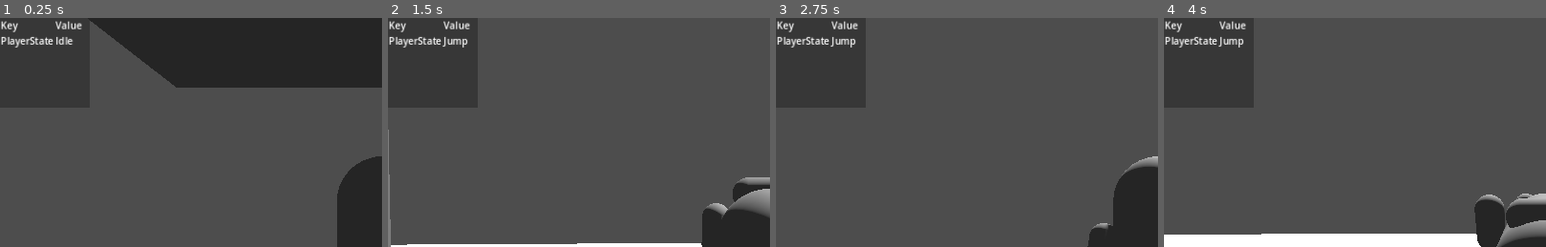
Above: before the commit, frames 1-4 (left to right).
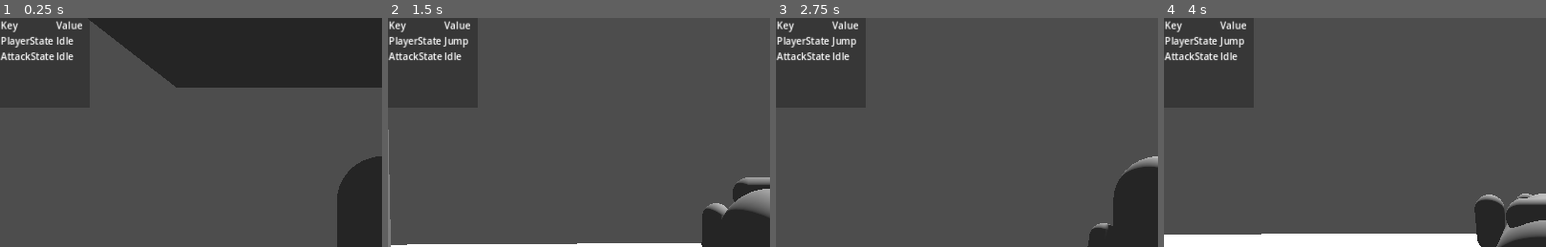
Above: after the commit, the same moments.

Repository: ee0pdt/godot-tps-test
Game: Godot game, scene res://main.tscn
Two runs of this game, one before a commit and one after it. Both use one fixed random seed, a clock stepped at 60 frames per second and the inputs below.
Inputs (mouse positions are % of the whole screen's width and height, from its top left):
- Up to frame 1 (0.25 s): no input
- Up to frame 2 (1.5 s): move the mouse to (55, 50) at 0.52 s; hold Up (forward) from 0.53 s (still down); click (55, 50) at 0.6 s; tap Space (jump) at 0.77, 0.8, 1.07, 1.35 s; move the mouse to (45, 50) at 1.27 s
- Up to frame 3 (2.75 s): keep holding Up (forward); tap Space (jump) at 1.52, 1.82, 2.3 s; click (45, 50) at 1.55 s; move the mouse to (52, 48) at 2.02 s; click (52, 48) at 2.1 s
- Up to frame 4 (4 s): keep holding Up (forward); move the mouse to (49, 52) at 2.77 s; click (49, 52) at 2.85 s; tap Space (jump) at 3.02, 3.32, 3.6, 3.77 s; move the mouse to (57, 51) at 3.52 s
The pictures show only the part of the screen within x 0-50%, y 0-50%; the shares and areas given below are measured in that part.

The runs differ from the first frame. In frame 1, 0.6% of the frame differs, in the area x 0-22%, y 1-19%; in frame 2, 0.7%; in frame 3, 0.7%; in frame 4, 0.7%.

Commit message:
Building up attack state machine

Diff:
--- a/components/health.gd
+++ b/components/health.gd
@@ -2,8 +2,8 @@
 
 class_name Health
 
-@export var MAX_HEALTH := 50
-@export var current_health := 50
+@export var MAX_HEALTH := 50.0
+@export var current_health := 50.0
 @export var health_bar : HealthBar
 
 var parent : Node
--- /dev/null
+++ b/components/weapon.gd
@@ -0,0 +1,15 @@
+extends Node3D
+
+class_name Weapon
+
+@export var attack_damage := 0.0
+@export var knockback_force := 0.0
+@export var stun_time := 0.0
+
+
+func strike() -> void:
+	pass
+
+
+func guard() -> void:
+	pass
--- /dev/null
+++ b/player/attack_states/guard.gd
@@ -0,0 +1,28 @@
+extends State
+
+
+# Receives events from the `_unhandled_input()` callback.
+func handle_input(_event: InputEvent) -> void:
+	pass
+
+
+# Corresponds to the `_process()` callback.
+func update(_delta: float) -> void:
+	pass
+
+
+# Corresponds to the `_physics_process()` callback.
+func physics_update(_delta: float) -> void:
+	pass
+
+
+# Called by the state machine upon changing the active state. The `msg` parameter
+# is a dictionary with arbitrary data the state can use to initialize itself.
+func enter(_msg := {}) -> void:
+	pass
+
+
+# Called by the state machine before changing the active state. Use this function
+# to clean up the state.
+func exit() -> void:
+	pass
--- /dev/null
+++ b/player/attack_states/player_attack_idle.gd
@@ -0,0 +1,32 @@
+extends State
+
+var player : Player
+
+
+# Receives events from the `_unhandled_input()` callback.
+func handle_input(event: InputEvent) -> void:
+	pass
+
+
+# Corresponds to the `_process()` callback.
+func update(_delta: float) -> void:
+	if Input.is_action_just_pressed("attack"):
+		state_machine.transition_to("Strike")
+
+
+# Corresponds to the `_physics_process()` callback.
+func physics_update(_delta: float) -> void:
+	pass
+
+
+# Called by the state machine upon changing the active state. The `msg` parameter
+# is a dictionary with arbitrary data the state can use to initialize itself.
+func enter(_msg := {}) -> void:
+	Debug.print_value("AttackState", "Idle")
+	player = state_machine.get_parent()
+
+
+# Called by the state machine before changing the active state. Use this function
+# to clean up the state.
+func exit() -> void:
+	pass
--- /dev/null
+++ b/player/attack_states/strike.gd
@@ -0,0 +1,34 @@
+extends State
+
+var player : Player
+var weapon : Weapon
+
+# Receives events from the `_unhandled_input()` callback.
+func handle_input(_event: InputEvent) -> void:
+	pass
+
+
+# Corresponds to the `_process()` callback.
+func update(_delta: float) -> void:
+	pass
+
+
+# Corresponds to the `_physics_process()` callback.
+func physics_update(_delta: float) -> void:
+	pass
+
+
+# Called by the state machine upon changing the active state. The `msg` parameter
+# is a dictionary with arbitrary data the state can use to initialize itself.
+func enter(_msg := {}) -> void:
+	Debug.print_value("AttackState", "Strike")
+	player = state_machine.get_parent()
+	weapon = player.current_weapon
+	weapon.strike()
+	state_machine.transition_to("Idle")
+
+
+# Called by the state machine before changing the active state. Use this function
+# to clean up the state.
+func exit() -> void:
+	pass
--- a/player/weapon.gd
+++ b/player/attacks/melee.gd
@@ -1,8 +1,4 @@
-extends Node3D
-
-@export var attack_damage := 10.0
-@export var knockback_force := 1.0
-@export var stun_time := 1.0
+extends Weapon
 
 
 func _on_hitbox_area_entered(area: Area3D) -> void:
@@ -13,3 +9,8 @@
 		attack.stun_time = stun_time
 
 		area.damage(attack)
+
+
+func strike() -> void:
+	print("strike")
+	pass
--- /dev/null
+++ b/player/attacks/melee.tscn
@@ -0,0 +1,21 @@
+[gd_scene load_steps=3 format=3 uid="uid://6tde5tiktgm4"]
+
+[ext_resource type="Script" path="res://player/attacks/melee.gd" id="1_4bib0"]
+
+[sub_resource type="BoxShape3D" id="BoxShape3D_mucxp"]
+size = Vector3(0.243652, 0.083374, 0.73877)
+
+[node name="Melee" type="Node3D"]
+transform = Transform3D(1, 0, 0, 0, 1, 0, 0, 0, 1, -0.0223615, 0, -0.85623)
+script = ExtResource("1_4bib0")
+attack_damage = 10.0
+knockback_force = 10.0
+stun_time = 1.0
+
+[node name="Hitbox" type="Area3D" parent="."]
+
+[node name="CollisionShape3D" type="CollisionShape3D" parent="Hitbox"]
+transform = Transform3D(1, 0, 0, 0, 1, 0, 0, 0, 1, -0.052722, -0.181824, 0.130615)
+shape = SubResource("BoxShape3D_mucxp")
+
+[connection signal="area_entered" from="Hitbox" to="." method="_on_hitbox_area_entered"]
--- a/player/player.gd
+++ b/player/player.gd
@@ -1,6 +1,8 @@
 extends CharacterBody3D
 
 class_name Player
+
+@export var current_weapon : Weapon
 
 const SPEED = 5.0
 const AIR_SPEED = 2.0
@@ -8,9 +10,9 @@
 const DOUBLE_JUMP_VELOCITY = 2.5
 const MOUSE_SENSITIVITY = 0.3  # Adjust this value to change mouse sensitivity
 
-@onready var pivot: Node3D = $CamOrigin
-@onready var camera: Camera3D = $CamOrigin/SpringArm3D/Camera3D
-@onready var animation_tree: AnimationTree = $AnimationTree
+@onready var pivot : Node3D = $CamOrigin
+@onready var camera : Camera3D = $CamOrigin/SpringArm3D/Camera3D
+@onready var animation_tree : AnimationTree = $AnimationTree
 
 
 # Get the gravity from the project settings to be synced with RigidBody nodes.
--- a/player/player.tscn
+++ b/player/player.tscn
@@ -1,15 +1,18 @@
-[gd_scene load_steps=45 format=3 uid="uid://cpdhk1p0ryx5a"]
+[gd_scene load_steps=47 format=3 uid="uid://cpdhk1p0ryx5a"]
 
 [ext_resource type="Script" path="res://player/player.gd" id="1_800hh"]
 [ext_resource type="Script" path="res://components/health.gd" id="2_rcgjn"]
 [ext_resource type="Script" path="res://fsm/state_machine.gd" id="2_y5u12"]
-[ext_resource type="Script" path="res://player/states/player_idle.gd" id="3_ga8cy"]
-[ext_resource type="Script" path="res://player/states/player_walk.gd" id="4_te2lg"]
-[ext_resource type="Script" path="res://player/states/player_jump.gd" id="5_bnrwn"]
-[ext_resource type="Script" path="res://player/states/player_fall.gd" id="6_3fgvs"]
+[ext_resource type="Script" path="res://player/movement_states/player_idle.gd" id="3_ga8cy"]
+[ext_resource type="Script" path="res://player/movement_states/player_walk.gd" id="4_te2lg"]
+[ext_resource type="Script" path="res://player/movement_states/player_jump.gd" id="5_bnrwn"]
+[ext_resource type="Script" path="res://player/movement_states/player_fall.gd" id="6_3fgvs"]
 [ext_resource type="AudioStream" uid="uid://dql0h6l1tiwnj" path="res://player/audio/jump.ogg" id="7_6rie8"]
 [ext_resource type="AudioStream" uid="uid://d2hg7ipnnl5fm" path="res://player/audio/double_jump.ogg" id="8_3ko4t"]
-[ext_resource type="Script" path="res://player/weapon.gd" id="10_ypgan"]
+[ext_resource type="PackedScene" uid="uid://6tde5tiktgm4" path="res://player/attacks/melee.tscn" id="10_5nvi3"]
+[ext_resource type="Script" path="res://player/attack_states/player_attack_idle.gd" id="11_hrxse"]
+[ext_resource type="Script" path="res://player/attack_states/strike.gd" id="12_71l5b"]
+[ext_resource type="Script" path="res://player/attack_states/guard.gd" id="13_50kn5"]
 
 [sub_resource type="CapsuleShape3D" id="CapsuleShape3D_1gp7c"]
 radius = 0.326767
@@ -30,6 +33,22 @@
 [sub_resource type="CapsuleMesh" id="CapsuleMesh_kptsj"]
 radius = 0.1
 height = 0.4
+
+[sub_resource type="Animation" id="Animation_3xa8e"]
+resource_name = "DoubleJump"
+length = 0.5
+tracks/0/type = "value"
+tracks/0/imported = false
+tracks/0/enabled = true
+tracks/0/path = NodePath("Mesh:rotation")
+tracks/0/interp = 1
+tracks/0/loop_wrap = true
+tracks/0/keys = {
+"times": PackedFloat32Array(0, 0.4995),
+"transitions": PackedFloat32Array(1, 1),
+"update": 0,
+"values": [Vector3(3.48787e-16, 3.48787e-16, 3.48787e-16), Vector3(-6.28319, 3.48787e-16, 3.48787e-16)]
+}
 
 [sub_resource type="Animation" id="Animation_n7gpr"]
 resource_name = "Fall"
@@ -350,22 +369,6 @@
 "transitions": PackedFloat32Array(1, 1, 1),
 "update": 0,
 "values": [Vector3(0, 0, 0), Vector3(-1.13384, 0, 0), Vector3(0, 0, 0)]
-}
-
-[sub_resource type="Animation" id="Animation_3xa8e"]
-resource_name = "DoubleJump"
-length = 0.5
-tracks/0/type = "value"
-tracks/0/imported = false
-tracks/0/enabled = true
-tracks/0/path = NodePath("Mesh:rotation")
-tracks/0/interp = 1
-tracks/0/loop_wrap = true
-tracks/0/keys = {
-"times": PackedFloat32Array(0, 0.4995),
-"transitions": PackedFloat32Array(1, 1),
-"update": 0,
-"values": [Vector3(3.48787e-16, 3.48787e-16, 3.48787e-16), Vector3(-6.28319, 3.48787e-16, 3.48787e-16)]
 }
 
 [sub_resource type="AnimationLibrary" id="AnimationLibrary_cs7kc"]
@@ -474,32 +477,28 @@
 transitions = ["Start", "Idle", SubResource("AnimationNodeStateMachineTransition_5ivau"), "Idle", "Walk", SubResource(" …(1018 unchanged characters)…
 graph_offset = Vector2(13.62, -144.803)
 
-[sub_resource type="BoxShape3D" id="BoxShape3D_mucxp"]
-size = Vector3(0.243652, 0.083374, 0.73877)
-
-[node name="Player" type="CharacterBody3D"]
+[node name="Player" type="CharacterBody3D" node_paths=PackedStringArray("current_weapon")]
 transform = Transform3D(1, 0, 0, 0, 1, 0, 0, 0, 1, 0, 0.812197, 0)
 script = ExtResource("1_800hh")
+current_weapon = NodePath("Melee")
 
 [node name="Health" type="Node" parent="."]
 script = ExtResource("2_rcgjn")
-MAX_HEALTH = 100
-current_health = 100
-
-[node name="PlayerStates" type="Node" parent="."]
+
+[node name="MovementStates" type="Node" parent="."]
 script = ExtResource("2_y5u12")
 initial_state = NodePath("Idle")
 
-[node name="Idle" type="Node" parent="PlayerStates"]
+[node name="Idle" type="Node" parent="MovementStates"]
 script = ExtResource("3_ga8cy")
 
-[node name="Walk" type="Node" parent="PlayerStates"]
+[node name="Walk" type="Node" parent="MovementStates"]
 script = ExtResource("4_te2lg")
 
-[node name="Jump" type="Node" parent="PlayerStates"]
+[node name="Jump" type="Node" parent="MovementStates"]
 script = ExtResource("5_bnrwn")
 
-[node name="Fall" type="Node" parent="PlayerStates"]
+[node name="Fall" type="Node" parent="MovementStates"]
 script = ExtResource("6_3fgvs")
 
 [node name="CollisionShape3D" type="CollisionShape3D" parent="."]
@@ -515,7 +514,7 @@
 [node name="Camera3D" type="Camera3D" parent="CamOrigin/SpringArm3D"]
 
 [node name="Mesh" type="Node3D" parent="."]
-transform = Transform3D(1, -3.48787e-16, 3.48787e-16, 3.48787e-16, 1, 1.74846e-07, -3.48787e-16, -1.74846e-07, 1, 0, 0, 0)
+transform = Transform3D(1, -3.48789e-16, 3.48787e-16, 3.48787e-16, 1, 4.46638e-06, -3.48789e-16, -4.46638e-06, 1, 0, 0, 0)
 
 [node name="Body" type="MeshInstance3D" parent="Mesh"]
 mesh = SubResource("CapsuleMesh_0y156")
@@ -526,12 +525,12 @@
 mesh = SubResource("CapsuleMesh_shgaf")
 
 [node name="Foot_r" type="MeshInstance3D" parent="Mesh"]
-transform = Transform3D(1, -1.06581e-14, 4.6588e-22, 0, -4.37114e-08, -1, 1.06581e-14, 1, -4.37114e-08, 0.121783, -0.706605, -0.0261087)
+transform = Transform3D(1, -1.06581e-14, 3.85822e-20, 0, -3.61999e-06, -1, 1.06581e-14, 1, -3.61999e-06, 0.121783, -0.706605, -0.0261087)
 mesh = SubResource("CapsuleMesh_bwp2g")
 skeleton = NodePath("../Body")
 
 [node name="Foot_l" type="MeshInstance3D" parent="Mesh"]
-transform = Transform3D(1, -1.06581e-14, 4.6588e-22, 0, -4.37114e-08, -1, 1.06581e-14, 1, -4.37114e-08, -0.176197, -0.706605, -0.0261087)
+transform = Transform3D(1, -1.06581e-14, 3.85822e-20, 0, -3.61999e-06, -1, 1.06581e-14, 1, -3.61999e-06, -0.176197, -0.706605, -0.0261087)
 mesh = SubResource("CapsuleMesh_bwp2g")
 skeleton = NodePath("../Body")
 
@@ -600,14 +599,17 @@
 stream = ExtResource("8_3ko4t")
 bus = &"SFX"
 
-[node name="Weapon" type="Node3D" parent="."]
-transform = Transform3D(1, 0, 0, 0, 1, 0, 0, 0, 1, -0.0223615, 0, -0.85623)
-script = ExtResource("10_ypgan")
-
-[node name="Hitbox" type="Area3D" parent="Weapon"]
-
-[node name="CollisionShape3D" type="CollisionShape3D" parent="Weapon/Hitbox"]
-transform = Transform3D(1, 0, 0, 0, 1, 0, 0, 0, 1, -0.052722, -0.181824, 0.130615)
-shape = SubResource("BoxShape3D_mucxp")
-
-[connection signal="area_entered" from="Weapon/Hitbox" to="Weapon" method="_on_hitbox_area_entered"]
+[node name="Melee" parent="." instance=ExtResource("10_5nvi3")]
+
+[node name="AttackStates" type="Node" parent="."]
+script = ExtResource("2_y5u12")
+initial_state = NodePath("Idle")
+
+[node name="Idle" type="Node" parent="AttackStates"]
+script = ExtResource("11_hrxse")
+
+[node name="Strike" type="Node" parent="AttackStates"]
+script = ExtResource("12_71l5b")
+
+[node name="Guard" type="Node" parent="AttackStates"]
+script = ExtResource("13_50kn5")
--- a/project.godot
+++ b/project.godot
@@ -56,6 +56,11 @@
 "events": [Object(InputEventKey,"resource_local_to_scene":false,"resource_name":"","device":-1,"window_id":0,"alt_press …(191 unchanged characters)…
 ]
 }
+attack={
+"deadzone": 0.5,
+"events": [Object(InputEventMouseButton,"resource_local_to_scene":false,"resource_name":"","device":-1,"window_id":0,"alt_pressed":false,"shift_pressed":false,"ctrl_pressed":false,"meta_pressed":false,"button_mask":0,"position":Vector2(0, 0),"global_position":Vector2(0, 0),"factor":1.0,"button_index":1,"canceled":false,"pressed":false,"double_click":false,"script":null)
+]
+}
 
 [rendering]
 
Renamed: player/states/player_fall.gd -> player/movement_states/player_fall.gd
Renamed: player/states/player_idle.gd -> player/movement_states/player_idle.gd
Renamed: player/states/player_jump.gd -> player/movement_states/player_jump.gd
Renamed: player/states/player_walk.gd -> player/movement_states/player_walk.gd
